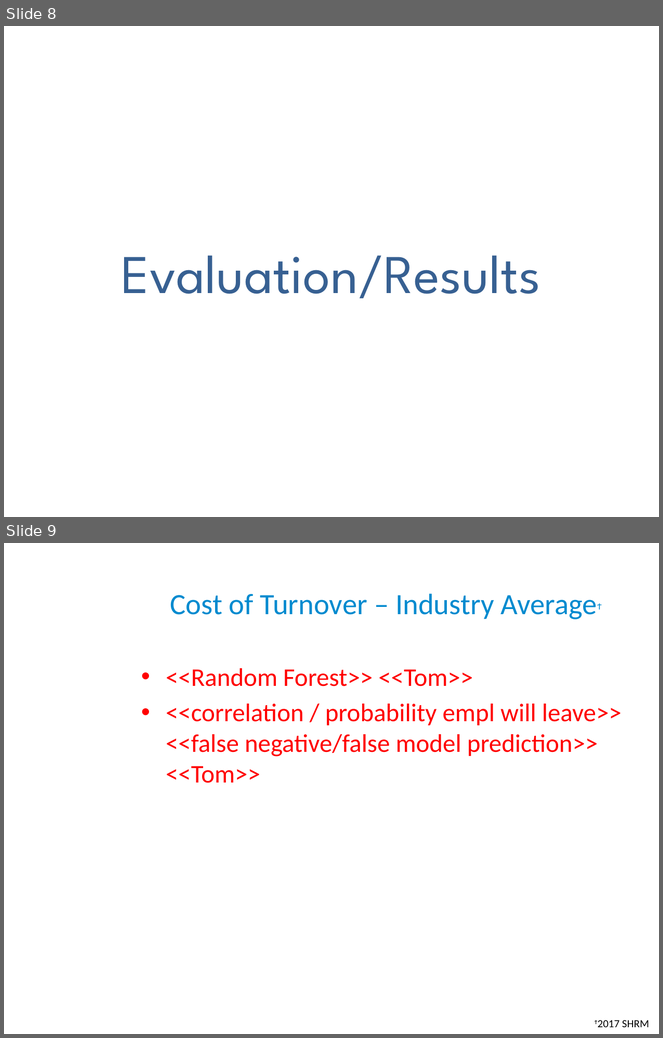
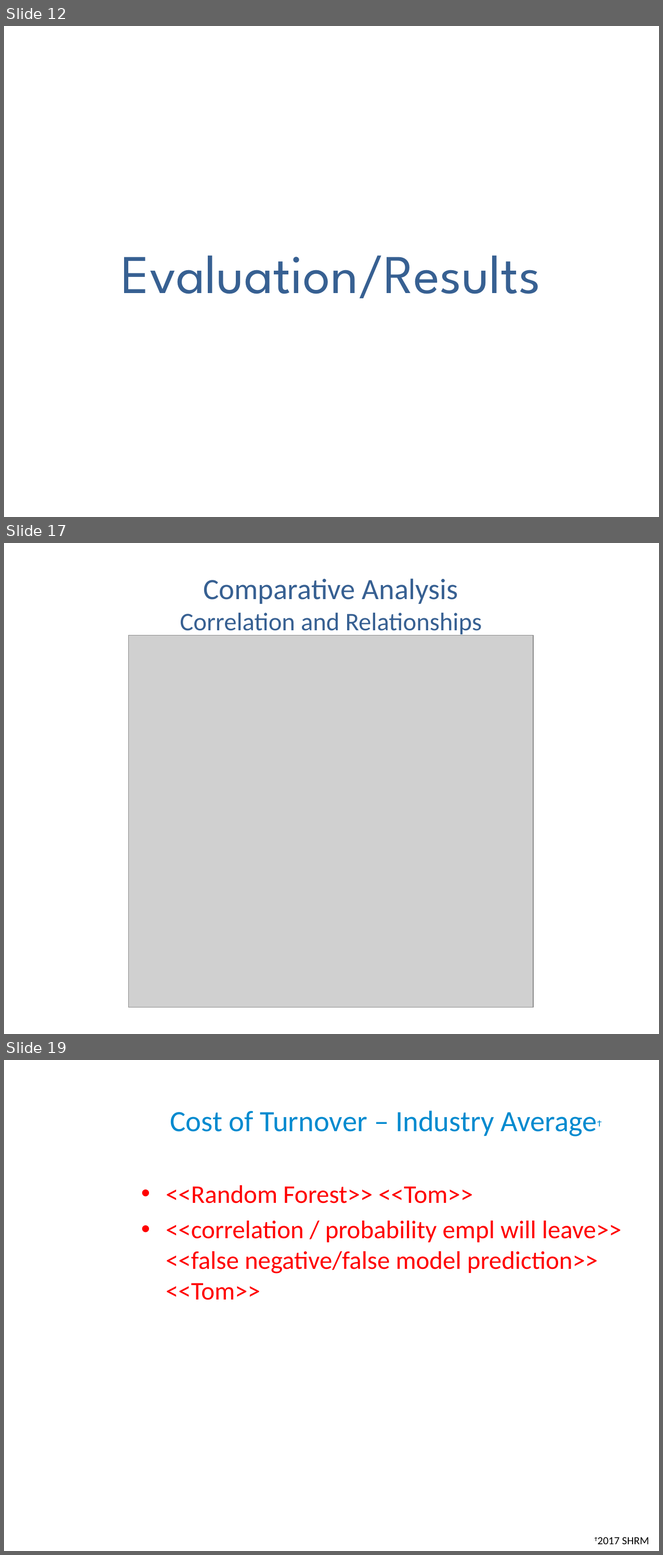
Before and after one commit to anguyen-07/DDS6306_CaseStudy02, a slide deck: DDSAnalytics_CaseStudy2_Updated.pptx. Shown one above the other, each under a label of ours: slides 8 and 9 before the commit, slides 12, 17 and 19 after it; the slides between them are not shown. The pictures are 663x1038 and 663x1555 pixels, drawn with LibreOffice and Linux fonts; fonts in the diff are those of the drawing; grey boxes stand for pictures; background and template pictures are left out. Boxes give left, top, right and bottom in pixels: in the first picture for what was removed or moved away, otherwise in the second. Text is boxed around its words. In the diff, an @@ line names an element or a change of style, - is before the commit and + after.

Commit message:
MASTER POWERPOINT PRESENTATION -- updated with percentage graphs and correlation plot

```diff
--- a/DDSAnalytics_CaseStudy2_Updated.pptx
+++ b/DDSAnalytics_CaseStudy2_Updated.pptx
@@ slide 17 added at (4, 543, 659, 1034), background picture (left out) @@
@@ title added at (180, 578, 482, 637), 27.9 pt, text #376092 @@
+Comparative Analysis
+Correlation and Relationships
@@ picture added at (128, 636, 533, 1007) @@
@@ what was slide 8 is now slide 12 @@
@@ what was slide 9 is now slide 19 @@
```
Also in this commit, not shown: 9 other slides added, 1 other file.
